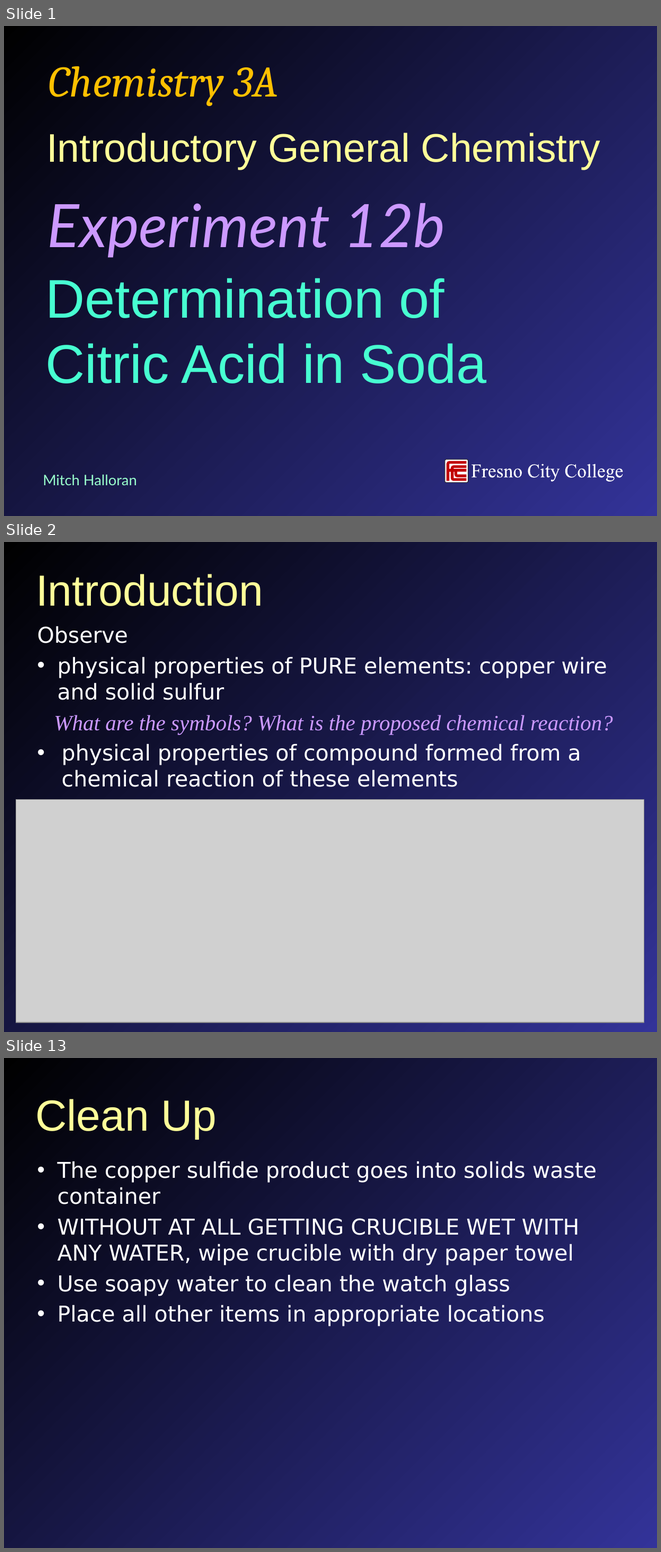
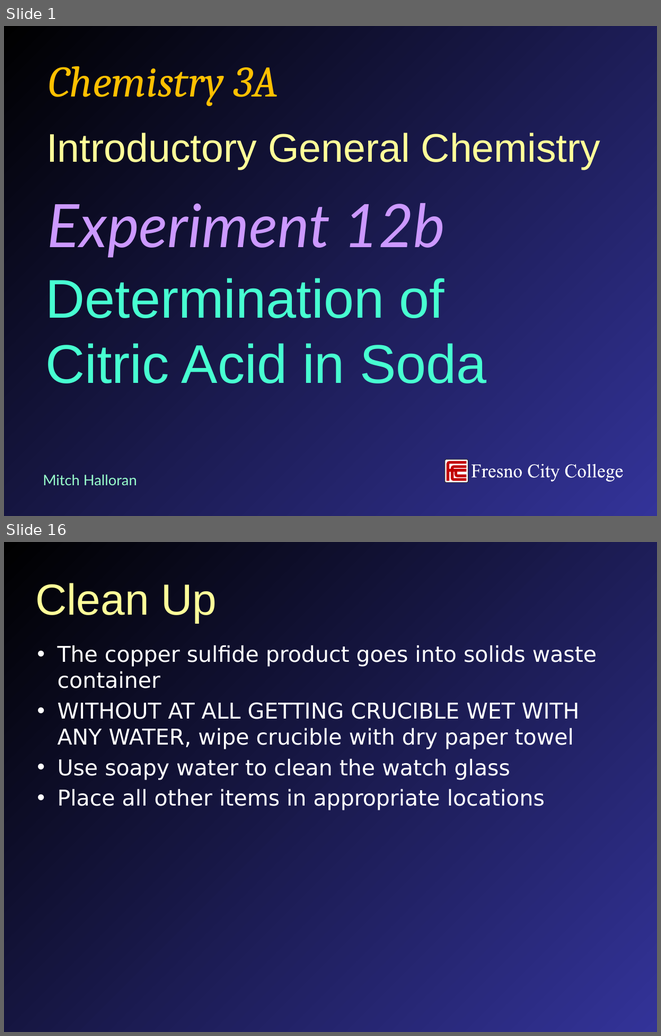
Before and after one commit to mavigozler/mavigozler.github.io, a slide deck: Teaching/Chemistry/Labs/FCC Chem 3A Expt 12b Determination of Citric Acid in Soda.pptx. Shown one above the other, each under a label of ours: slides 1, 2 and 13 before the commit, slides 1 and 16 after it; the slides between them are not shown. The pictures are 661x1552 and 661x1036 pixels, drawn with LibreOffice and Linux fonts; fonts in the diff are those of the drawing; grey boxes stand for pictures. Boxes give left, top, right and bottom in pixels: in the first picture for what was removed or moved away, otherwise in the second. Text is boxed around its words. In the diff, an @@ line names an element or a change of style, - is before the commit and + after.

```diff
--- a/Teaching/Chemistry/Labs/FCC Chem 3A Expt 12b Determination of Citric Acid in Soda.pptx
+++ b/Teaching/Chemistry/Labs/FCC Chem 3A Expt 12b Determination of Citric Acid in Soda.pptx
@@ slide 2 removed at <box>4,542,657,1032</box>, background gradient #000000 to #333399 @@
@@ title removed at <box>36,574,263,606</box> @@
-Introduction
@@ text removed at <box>37,626,613,787</box> @@
-Observe
-• physical properties of PURE elements: copper wire and solid sulfur
-  What are the symbols? What is the proposed chemical reaction?
-• physical properties of compound formed from a chemical reaction of these elements
@@ picture removed at <box>16,799,645,1022</box> @@
@@ what was slide 13 is now slide 16 @@
```
Also in this commit, not shown: 5 slides changed, 9 slides added, 5 other slides removed, 6 other files.
